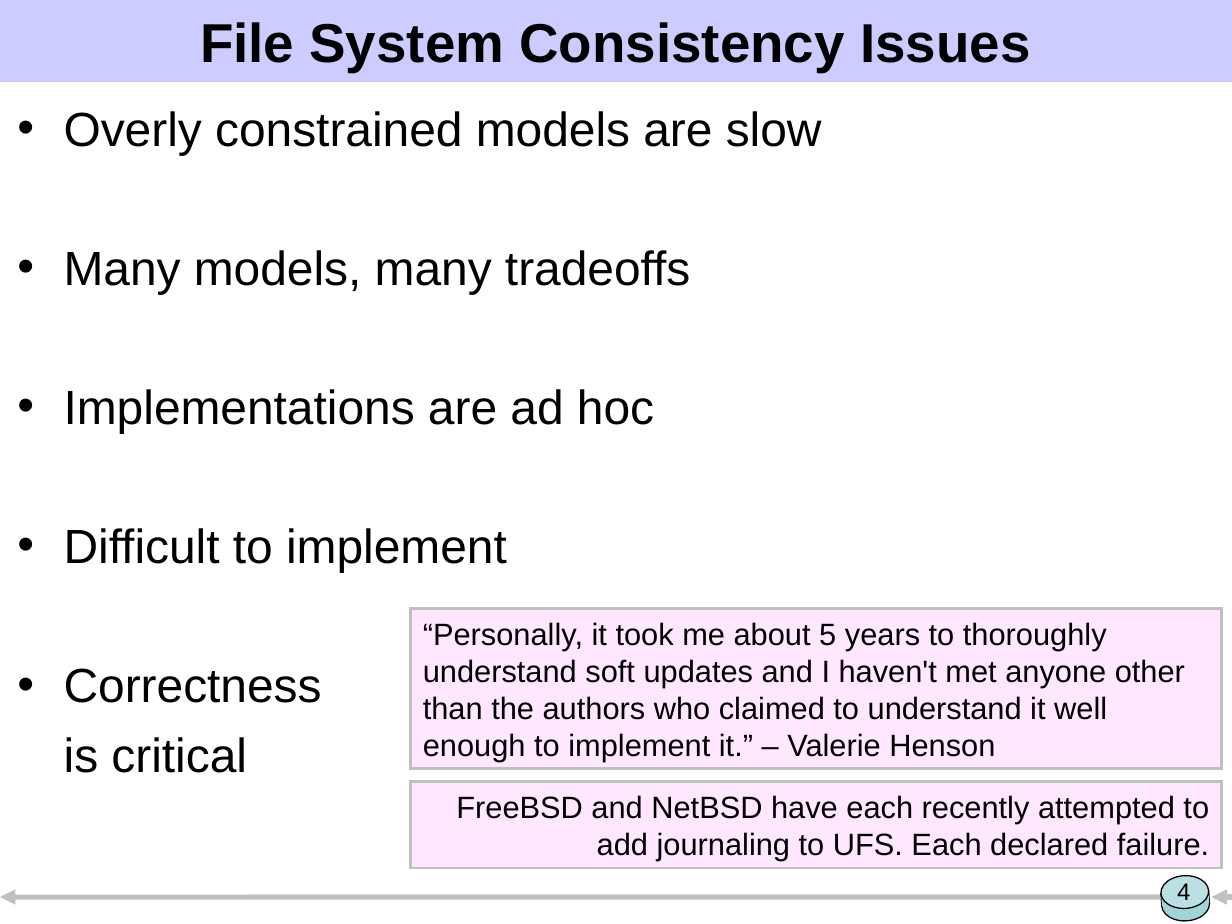
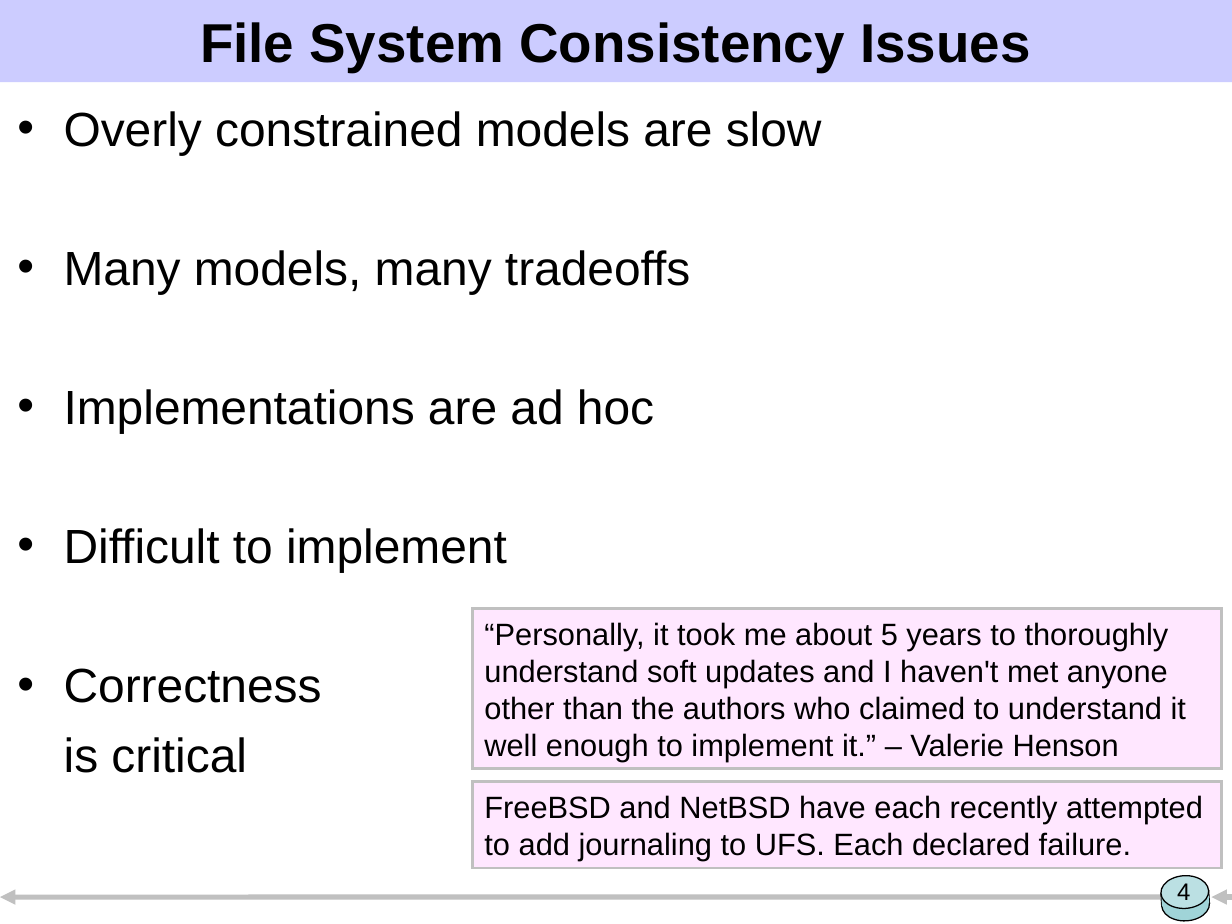
Before and after one commit to ucla-readable/fstitch-doc, a slide deck: slide 4 of sosp/pres.ppt. Drawn at 1232x924 pixels with LibreOffice and Linux fonts; fonts in the diff are those of the drawing. Boxes give left, top, right and bottom in pixels: in the first picture for what was removed or moved away, otherwise in the second. Text is boxed around its words. In the diff, an @@ line names an element or a change of style, - is before the commit and + after.

```diff
--- a/sosp/pres.ppt
+++ b/sosp/pres.ppt
@@ rectangle "“Personally, it took me about ...": place and size @@
-rectangle "“Personally, it took me about ..." at [410, 609, 1221, 769]
+rectangle "“Personally, it took me about ..." at [472, 609, 1221, 769]
@@ rectangle "FreeBSD and NetBSD have each ...": place and size @@
-rectangle "FreeBSD and NetBSD have each ..." at [410, 781, 1221, 867]
+rectangle "FreeBSD and NetBSD have each ..." at [472, 781, 1221, 867]
@@ rectangle "FreeBSD and NetBSD have each ..." at [472, 781, 1221, 867]: alignment right to left @@
```
Also in this commit, not shown: 8 other slides changed, 1 slide added, 5 slides removed.
